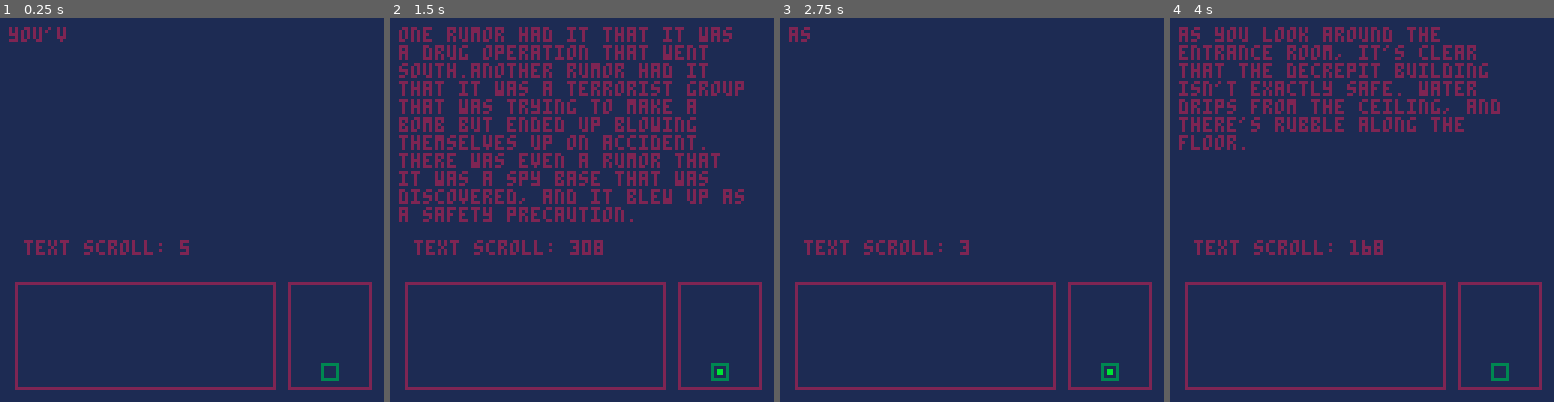
Above: before the commit, frames 1-4 (left to right).
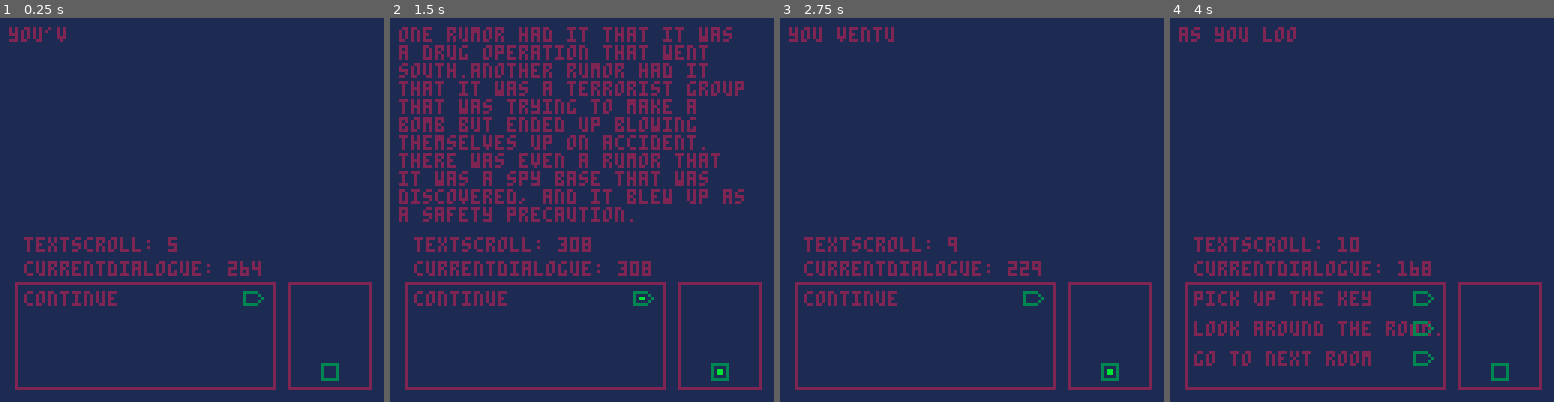
Above: after the commit, the same moments.

Repository: NeoTheSilent/A-Forgotten-Journal
Game: PICO-8 cartridge evastory.p8
Two runs of this game, one before a commit and one after it. Both use one fixed random seed, a clock stepped at 60 frames per second and the inputs below.
Inputs:
- Up to frame 1 (0.25 s): no input
- Up to frame 2 (1.5 s): tap X (X key) at 0.33, 1.07 s; tap O (Z key) at 0.7 s
- Up to frame 3 (2.75 s): tap O (Z key) at 1.7, 2.1, 2.5 s; tap X (X key) at 1.85 s; hold Up 2.15-2.42 s
- Up to frame 4 (4 s): tap O (Z key) at 2.9, 3.3, 3.7 s; tap X (X key) at 2.97 s; hold Down 3.63-3.97 s

The runs differ from the first frame. In frame 1, 2.3% of the frame differs, in the area x 6-69%, y 57-75%; in frame 2, 2.5%; in frame 3, 2.7%; in frame 4, 12%, in the area x 2-86%, y 2-91%.

Commit message:
v1.6
Major bug fixes, a lot of the dialogue was not actually properly reading. Issue should be fixed such that we are now able to prepare for branching choices again. Next update will likely be another larger unspaghetting of the code, and to properly implement changes.

Diff:
--- a/evastory.p8
+++ b/evastory.p8
@@ -3,11 +3,8 @@
 __lua__
 --default functions
 function _init()
-		//if i need to bugtest
-		bugtesting = true
 		//info for the player
 		player = {}
-			 player.item1 = 0
 			 player.room  = 2
 		//info for the events
 		triggers = {
@@ -15,19 +12,25 @@
 		}
 		//info so we understand which rooms we've been in
 		visitedroom={0,0,0,0,0,0,0,0,0}
-		//variables for blinking objects
+
+		--[[
+		variables for making various
+		objects "blink", i.e flicker
+		between two sprites
+		]]--
+
+		swapblinkstate = 1
 		blinktimer = 15
-		swapblinkstate = 1
 		blinkmap={001,002}
-		//variables for branch dialogue
+		blinksel={003,004}
+
+		//variables for dialogue
 		dialogueselection = 1
 		selectedchoice = 0
 		lockchoice = false
-		//variables for long main dialogue
 		disable = false
 		initialmainval = 1
-		selectionspr={003,004}
-		//test
+		//variable to scroll text
 		textscroll=1
 		//array that holds room info
 		story = {
@@ -41,8 +44,8 @@
 							dialogue = {
 									"you've heard plenty of rumors about the abandoned apartment complex on the edge of town. there was an explosion a year ago that killed a number of people, and ever since then the complex was abandoned. there were countless rumors about what had happened.",
 									"one rumor had it that it was a drug operation that went south.another rumor had it that it was a terrorist gr …(190 unchanged characters)…
-							  "whatever the case, the owners\nabandoned it. it was put under\ninvestigation for a time by the\npolice, but nothing turned up.\n          \nstill, it always felt odd to\nyou and before you realized it,\nyou had found yourself outside\nof the broken doors of the\ninfamous facility.\n          \nyou walk inside carefully,\nfeeling your curiousity grow.",
-							  "you venture inside the facility.\nit's difficult getting past the\ndoor, as something inside\nhad blocked the door, and it wouldn't\nbudge. thankfully, upon looking around,\nyou spotted an open window and\nmanaged to climb in.",
+							  "whatever the case, the owners abandoned it. it was put under investigation for a time by the police, but nothing turned up. still, it always felt odd to you and before you realized it, you had found yourself outside of the broken doors of the infamous facility. you walk inside carefully, feeling your curiousity grow.",
+							  "you venture inside the facility. it's difficult getting past the door, as something inside had blocked the door, and it wouldn't budge. thankfully, upon looking around, you spotted an open window and managed to climb in.",
 							  "as you look around the entrance room, it's clear that the decrepit building isn't exactly safe. water drips from the ceiling, and there's rubble along the floor.",
 							},
 							choice = {
@@ -219,16 +222,105 @@
 		end
 end
 
+
+function selection(currentselection,x,y,binary)
+		--[[
+		a function to ensure that only
+		the correct option should blink
+		in this case, this means that
+		what the player is choosing to
+		do will blink.
+		]]--
+		if currentselection == dialogueselection and binary
+		then
+				spr(blinksel[swapblinkstate],x,y)
+		else
+				spr(blinksel[1],x,y)
+		end
+end
+
+//function to make sound happen as dialogue plays
+function sound(string)
+		--[[
+		we use ord to check the value of the current character being written.
+		- if it's " ", "," or ".", we don't play sound. furthermore,
+		- if the previous character were one of those,
+		we won't play any sound.
+		- if we're at the end of the string, we won't
+		make any sound since it's over.
+		- finally, we use text scroll's delay to make the sounds
+		happen only when it's just written.
+		]]--
+  if ord(string[textscroll])!=(32 or 44 or 46)
+  and ord(string[textscroll-1])!=(32 or 44 or 46)
+  and textscroll != #string
+  and textscroll % 1 == 0
+		then
+				sfx(00)
+		end
+end
+
+function choices(item)
+		--[[
+		we must check to see if our
+		choices are currently locked.
+		if they are, we can't do
+		anything. hence, lockchoice
+		]]--
+		if not lockchoice
+		then
+				--[[
+				we use a for loop to display
+				all possible choices, though
+				for most cases, it should
+				only be 2 or 3
+
+				we print out the choice,
+				then we print out the button
+				that allows it to blink if
+				we're selecting it or not.
+				]]--
+				for i = 1, #item.choice+1 do
+						if item.choice[i]
+						then
+				  		print(item.choice[i],8,81+(i*10))
+				  		selection(i,80,79+(i*10),textscroll == #splitdialogue(currentdialogue))
+						end
+				end
+				--[[
+				this also allows us to choose
+				what branching path we wish to
+				explore. we can only explore if
+				the dialogue has finished displaying
+				]]--
+				if not disable and textscroll == #splitdialogue(currentdialogue)
+						then
+						if btnp(3) and dialogueselection < #item.choice
+						then
+								dialogueselection += 1
+						elseif btnp(2) and dialogueselection > 1
+						then
+								dialogueselection -= 1
+						end
+				end
+		else
+				--[[
+				if we're locked in the main
+				dialogue, we'll put in a
+				simple 'continue' button
+				to allow the player to
+				move through the dialogue.
+				]]--
+				print("continue",8,91)
+				selection(1,80,89,textscroll == #splitdialogue(currentdialogue))
+		end
+end
+
 function bugs()
-
-		if bugtesting
-		then
-				--print("value of space: "..ord(","),8,53)
-				--print("locked choice: "..tostr(lockchoice),8,60)
-				--print("dialogue length: "..#currentdialogue,8,67)
-				print("text scroll: "..textscroll,8,74)
-				--print("key1: "..triggers.key,8,81)
-				--print(ceil(#story[player.room].dialogue[1]/31),8,81)
+		if true
+		then
+				print("textscroll: "..textscroll,8,73)
+				print("currentdialogue: "..#splitdialogue(currentdialogue),8,81)
 		end
 end
 -->8
@@ -242,56 +334,12 @@
 
 function dialogue(item)
 
-		//if we haven't been here yet
-		if visitedroom[player.room] == 0
-		then
-				//disable other functions, and display the dialogue from the start
-				disable = true
-				displaydialogue(item.dialogue,false)
-		else
-				--[[
-				otherwise, we've seen this room's dialogue before,
-				and don't need to repeat it
-				]]--
-				currentdialogue = item.dialogue[#item.dialogue]
-				displaydialogue(currentdialogue)
-		end
-
-		--test = item.dialogue[1]
-		--print(splitdialogue(test),3,2)
-end
-
-function displaydialogue(item)
-		--[[
-		if this is the main dialogue
-		we display the initial dialogue
-		]]--
-		if visitedroom[player.room]==0
-		then
-				print(sub(splitdialogue(item[initialmainval]),1,textscroll),3,3)
-				sound(splitdialogue(item[initialmainval]))
-				//when the player presses the button, it advances the dialogue
-				if btnp(4) and #item > initialmainval
-				then
-						textscroll = 0
-						initialmainval += 1
-						currentdialogue = item[initialmainval]
-				end
-		else
-				currentdialogue = item[#item]
-				initialmainval = 1
-				visitedroom[player.room] = 1
-		end
-end
-
-function test()
-		--[[
-		we want to use variant dialogue
-		depending on whether we're
-		allowed to do the event
-		]]--
+		--main dialogue code
 		if selectedchoice != 0
 		then
+
+		--next priority!
+			--arbitrary code
 				if events(player.room,selectedchoice,1)
 				then
 						currentdialogue = item.followupchoice[dialogueselection][1]
@@ -299,39 +347,31 @@
 						currentdialogue = item.followupchoice[dialogueselection][2]
 				end
 				displaydialogue(currentdialogue)
-		--[[
-		if we're in the main dialogue,
-		we want to only display the
-		full dialogue if it's our first visit
-		to that room
+
+		--[[
+		this area is for the main
+		dialogue, i.e the dialogue
+		that by default in a room,
+		such as when you enter or
+		re-enter it.
 		]]--
 		else
-
-		end
-
-		//if we're allowed to look at the branching dialogues
-		if not lockchoice
-		then
-				//we create all possible buttons
-				for i = 1, #item.choice+1 do
-						//creating buttons
-						if item.choice[i]
-						then
-				  		print(item.choice[i],8,81+(i*10))
-				  		currentsel(i,80,79+(i*10),textscroll == #currentdialogue)
-						end
-				end
-		else
-				//otherwise, we just put down a 'continue' the player can press when the dialogue is complete.
-				print("continue",8,91)
-				currentsel(dialogueselection,80,89,textscroll == #currentdialogue)
-				//also, reset the selection since it was taken away
-		end
+				if visitedroom[player.room] == 0
+				then
+						lockchoice = true
+						disable = true
+						displaydialogue(item.dialogue,lockchoice)
+				else
+						displaydialogue(item.dialogue,lockchoice)
+				end
+		end
+
+		--in ui page
+		choices(item)
 
 		//make branching dialogue events occur
 		if btnp(4) and textscroll == #currentdialogue and not disable
 		then
-				//reset the text scroll for new dialogue
 				textscroll = 0
 				--[[ we run a check: if selection is 0, it means
 				we're in the main dialogue, so pressing the button means we're
@@ -357,60 +397,41 @@
 						selectedchoice = 0
 				end
 		end
-
-		//enable us to scroll between the options.
-		if not lockchoice and not disable
-		then
-				if btnp(3) and dialogueselection < #item.choice
-				then
-						dialogueselection += 1
-				elseif btnp(2) and dialogueselection > 1
-				then
-						dialogueselection -= 1
-				end
-		end
-end
-
-
-
-//help show off the correct selection
-function currentsel(currentselect,x,y,tf)
-		--[[
-		we're running two checks:
-		is this the current selection
-		is the dialogue finished displaying
-		if both are correct, then we will make it blink
-		otherwise, we display normally
-		]]--
-		if (currentselect == dialogueselection) and tf and not disable
-		then
-				spr(selectionspr[swapblinkstate],x,y)
+end
+
+function displaydialogue(item,binary)
+		--[[
+		if this is the main dialogue
+		we display the initial dialogue
+		]]--
+		if binary
+		then
+				if visitedroom[player.room] == 0
+				then
+						print(sub(splitdialogue(item[initialmainval]),1,textscroll),3,3)
+						sound(splitdialogue(item[initialmainval]))
+						//when the player presses the button, it advances the dialogue
+						if btnp(4)	and textscroll==#splitdialogue(item[initialmainval])
+						then
+								textscroll = 0
+								if #item-1 > initialmainval
+								then
+										initialmainval += 1
+										currentdialogue = item[initialmainval]
+								else
+										initialmainval = 1
+										visitedroom[player.room] = 1
+										disable = false
+										lockchoice = false
+								end
+						end
+				end
 		else
-				spr(selectionspr[1],x,y)
-		end
-end
-
-//function to make sound happen as dialogue plays
-function sound(string)
-		--[[
-		we use ord to check the value of the current character being written.
-		- if it's " ", "," or ".", we don't play sound. furthermore,
-		- if the previous character were one of those,
-		we won't play any sound.
-		- if we're at the end of the string, we won't
-		make any sound since it's over.
-		- finally, we use text scroll's delay to make the sounds
-		happen only when it's just written.
-		]]--
-  if ord(string[textscroll])!=(32 or 44 or 46)
-  and ord(string[textscroll-1])!=(32 or 44 or 46)
-  and textscroll != #string
-  and textscroll % 1 == 0
-		then
-				sfx(00)
-		end
-end
-
+				currentdialogue = item[#item]
+				print(sub(splitdialogue(currentdialogue),1,textscroll),3,3)
+				sound(splitdialogue(currentdialogue))
+		end
+end
 -->8
 --event tracker
 
